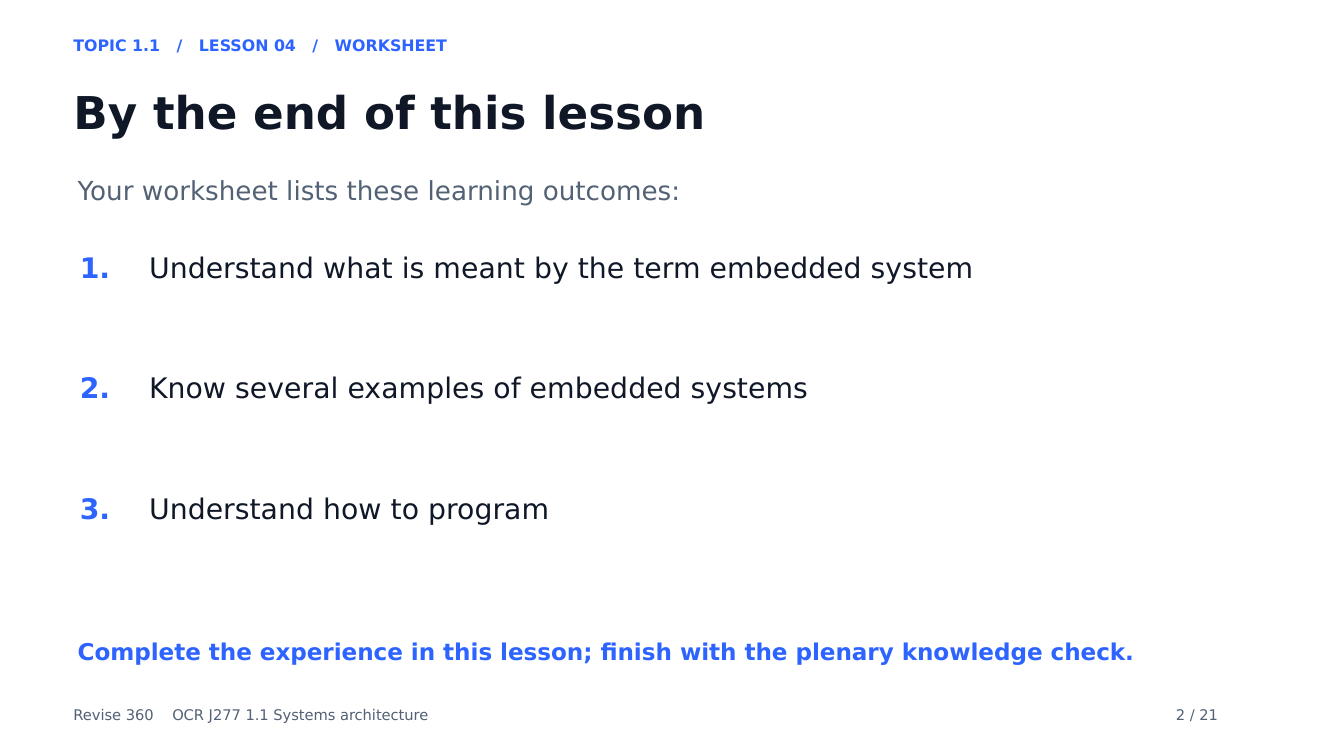
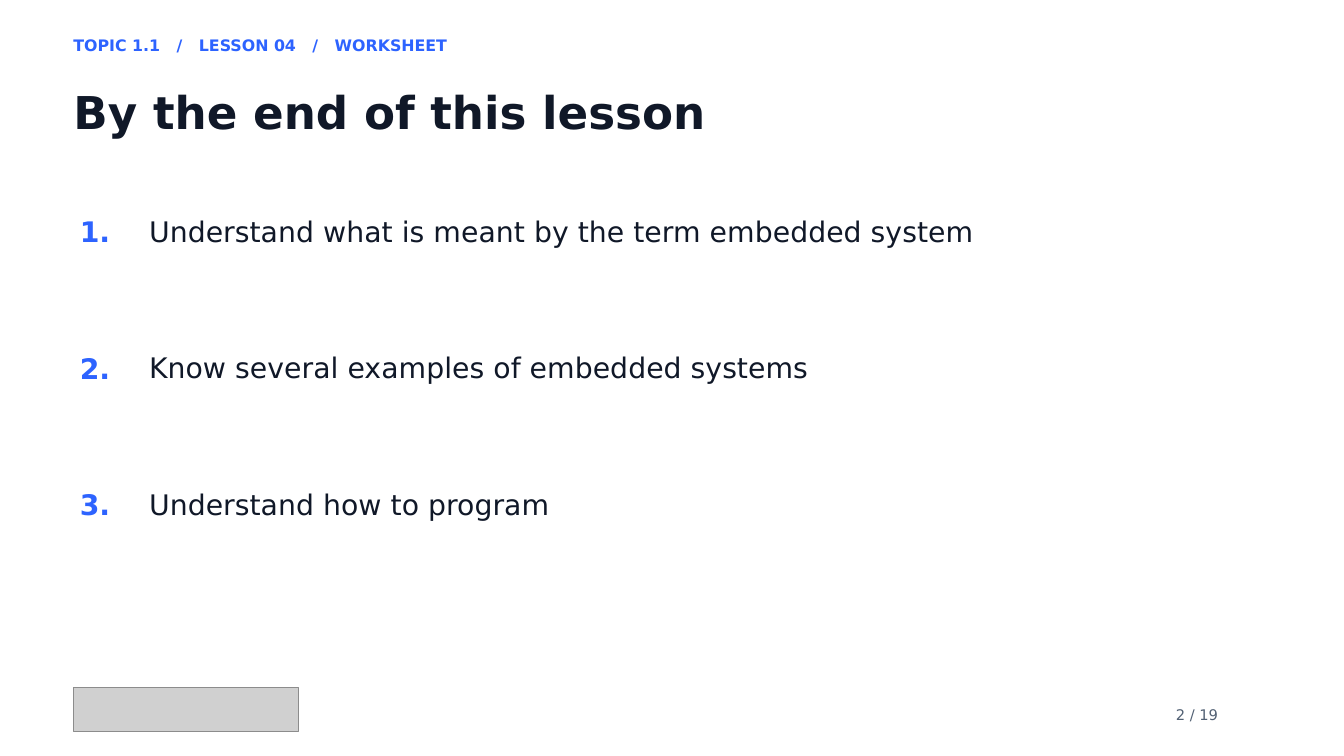
Before and after one commit to MrP-CS/Revise360, a slide deck: slide 2 of presentations/SA_L04_SmartHome_Lesson.pptx. Drawn at 1344x756 pixels with LibreOffice and Linux fonts; fonts in the diff are those of the drawing; grey boxes stand for pictures. Boxes give left, top, right and bottom in pixels: in the first picture for what was removed or moved away, otherwise in the second. Text is boxed around its words. In the diff, an @@ line names an element or a change of style, - is before the commit and + after.

```diff
--- a/presentations/SA_L04_SmartHome_Lesson.pptx
+++ b/presentations/SA_L04_SmartHome_Lesson.pptx
@@ text removed at <box>78,180,680,205</box> @@
-Your worksheet lists these learning outcomes:
@@ text "1.": place and size @@
-text "1." at <box>80,257,110,278</box>
+text "1." at <box>80,221,110,242</box>
@@ text "Understand what is meant by ...": place and size @@
-text "Understand what is meant by ..." at <box>149,256,973,284</box>
+text "Understand what is meant by ..." at <box>149,220,973,248</box>
@@ text "2.": place and size @@
-text "2." at <box>80,377,110,398</box>
+text "2." at <box>80,358,110,379</box>
@@ text "Know several examples of embedded ...": place and size @@
-text "Know several examples of embedded ..." at <box>149,376,808,404</box>
+text "Know several examples of embedded ..." at <box>149,356,808,384</box>
@@ text "3.": place and size @@
-text "3." at <box>80,498,110,520</box>
+text "3." at <box>80,494,110,516</box>
@@ text "Understand how to program": place and size @@
-text "Understand how to program" at <box>149,497,549,525</box>
+text "Understand how to program" at <box>149,493,549,521</box>
@@ text removed at <box>78,642,1134,665</box> @@
-Complete the experience in this lesson; finish with the plenary knowledge check.
@@ picture added at <box>74,689,298,732</box> @@
@@ text removed at <box>73,709,428,723</box> @@
-Revise 360 OCR J277 1.1 Systems architecture
@@ text at <box>1176,709,1218,720</box>: text changed @@
-2 / 21
+2 / 19
```
Also in this commit, not shown: 18 other slides changed, 2 slides removed, 4 other files.
